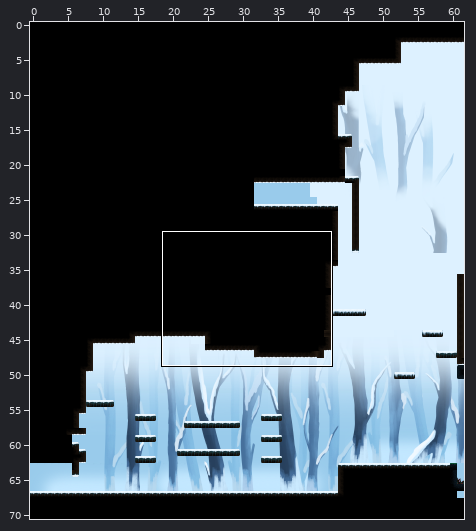
Tiled map -- Output/Assets/Maps/Map43.tmx. The first picture is a wide view before the edit; the outline marks the close-up.
Close-up. Before:
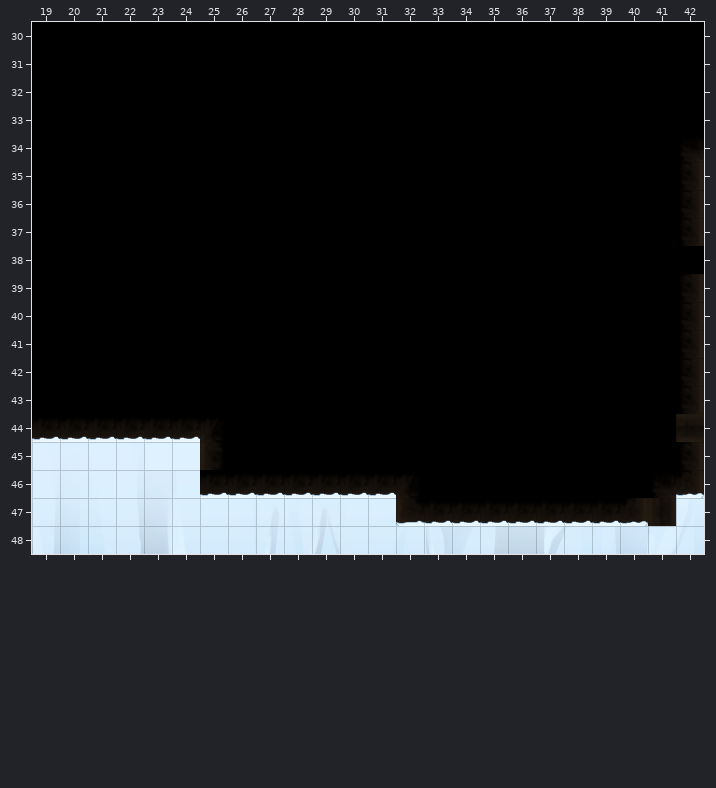
Cells are 64x64 px. Shown: x 19..42, y 30..48. The commit also changed other parts of the map, which this record leaves out.
The same view after the edit:
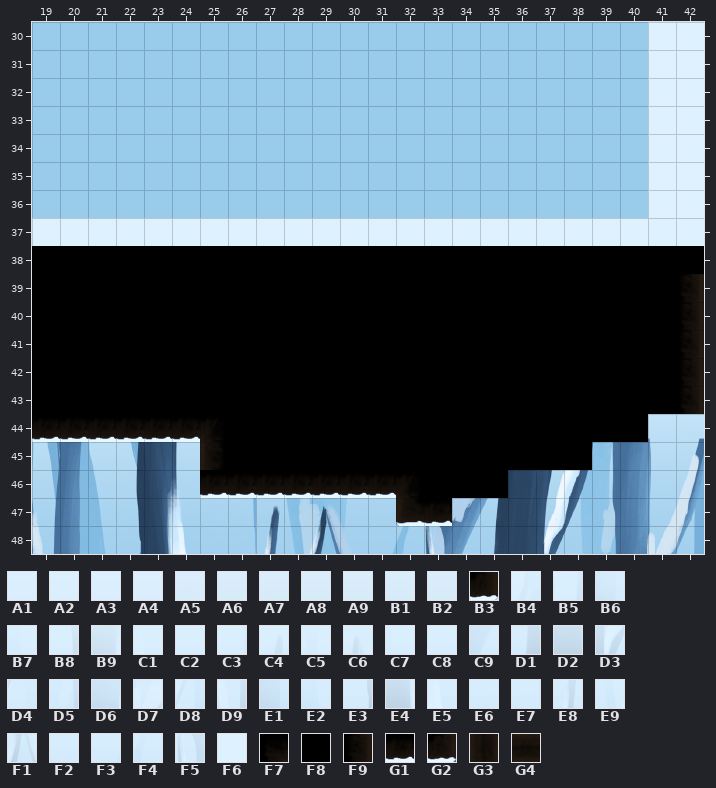
Key: from "Fog_nieve": A1 345, A2 346, A3 347, A4 348, A5 368, A6 375, A7 376, A8 377, A9 378, B1 379, B2 380, B3 396, B4 398, B5 405, B6 406, B7 407, B8 408, B9 409, C1 410, C2 411, C3 412, C4 413, C5 414, C6 415, C7 416, C8 417, C9 420, D1 421, D2 422, D3 423, D4 424, D5 425, D6 426, D7 427, D8 428, D9 435, E1 436, E2 437, E3 438, E4 439, E5 440, E6 441, E7 442, E8 443, E9 444, F1 445, F2 446, F3 447, F4 448, F5 449; from "SnowyTrees_HightPart_Fog1": F6 36; from "tiles nieve": F7 11, F8 26, F9 27, G1 36, G2 37, G3 68, G4 68 turned 90.
__ is an empty cell, ## one hidden under a higher layer.
See-through tiles are keyed as they look on the map.
Changes in this commit:
{"where": "layer \"Fog_1\" (now hidden)"}
{"y":34,"x":41,"old":"## ##","new":"__ __"}
{"y":35,"x":40,"old":"## ## ##","new":"__ __ __"}
{"y":36,"x":40,"old":"## ## ##","new":"__ __ __"}
{"y":37,"x":19,"old":"## ## ## ## ## ## ## ## ## ## ## ## ## ## ## ## ## ## ## ## ## ## ## ##","new":"__ __ __ __ __ __ __ __ __ __ __ __ __ __ __ __ __ __ __ __ __ __ __ __"}
{"y":44,"x":41,"old":"## ##","new":"__ __"}
{"y":45,"x":19,"old":"A1 A2 A3 A4 F6 F6","new":"__ __ __ __ __ __"}
{"y":45,"x":39,"old":"## ## ## ##","new":"__ __ __ __"}
{"y":46,"x":19,"old":"A6 A7 A8 A9 B1 B2","new":"__ __ __ __ __ __"}
{"y":46,"x":36,"old":"## ## ## ## ## ## A5","new":"__ __ __ __ __ __ __"}
{"y":47,"x":19,"old":"B5 B6 B7 B8 B9 C1 C2 C3 C4 C5 C6 C7 C8","new":"__ __ __ __ __ __ __ __ __ __ __ __ __"}
{"y":47,"x":34,"old":"## ## ## ## ## ## B3 ## B4","new":"__ __ __ __ __ __ __ __ __"}
{"y":48,"x":19,"old":"D9 E1 E2 E3 E4 E5 E6 E7 E8 E9 F1 F2 F3 F4 F5 C9 D1 D2 D3 D4 D5 D6 D7 D8","new":"__ __ __ __ __ __ __ __ __ __ __ __ __ __ __ __ __ __ __ __ __ __ __ __"}
{"where": "layer \"Platforms\""}
{"y":30,"x":19,"old":"F8 F8 F8 F8 F8 F8 F8 F8 F8 F8 F8 F8 F8 F8 F8 F8 F8 F8 F8 F8 F8 F8 F8 F8","new":"__ __ __ __ __ __ __ __ __ __ __ __ __ __ __ __ __ __ __ __ __ __ __ __"}
{"y":31,"x":19,"old":"F8 F8 F8 F8 F8 F8 F8 F8 F8 F8 F8 F8 F8 F8 F8 F8 F8 F8 F8 F8 F8 F8 F8 F8","new":"__ __ __ __ __ __ __ __ __ __ __ __ __ __ __ __ __ __ __ __ __ __ __ __"}
{"y":32,"x":19,"old":"F8 F8 F8 F8 F8 F8 F8 F8 F8 F8 F8 F8 F8 F8 F8 F8 F8 F8 F8 F8 F8 F8 F8 F8","new":"__ __ __ __ __ __ __ __ __ __ __ __ __ __ __ __ __ __ __ __ __ __ __ __"}
{"y":33,"x":19,"old":"F8 F8 F8 F8 F8 F8 F8 F8 F8 F8 F8 F8 F8 F8 F8 F8 F8 F8 F8 F8 F8 F8 F8 F8","new":"__ __ __ __ __ __ __ __ __ __ __ __ __ __ __ __ __ __ __ __ __ __ __ __"}
{"y":34,"x":19,"old":"F8 F8 F8 F8 F8 F8 F8 F8 F8 F8 F8 F8 F8 F8 F8 F8 F8 F8 F8 F8 F8 F8 F8 F7","new":"__ __ __ __ __ __ __ __ __ __ __ __ __ __ __ __ __ __ __ __ __ __ __ __"}
{"y":35,"x":19,"old":"F8 F8 F8 F8 F8 F8 F8 F8 F8 F8 F8 F8 F8 F8 F8 F8 F8 F8 F8 F8 F8 F8 F8 F9","new":"__ __ __ __ __ __ __ __ __ __ __ __ __ __ __ __ __ __ __ __ __ __ __ __"}
{"y":36,"x":19,"old":"F8 F8 F8 F8 F8 F8 F8 F8 F8 F8 F8 F8 F8 F8 F8 F8 F8 F8 F8 F8 F8 F8 F8 F9","new":"__ __ __ __ __ __ __ __ __ __ __ __ __ __ __ __ __ __ __ __ __ __ __ __"}
{"y":37,"x":19,"old":"F8 F8 F8 F8 F8 F8 F8 F8 F8 F8 F8 F8 F8 F8 F8 F8 F8 F8 F8 F8 F8 F8 F8 F9","new":"__ __ __ __ __ __ __ __ __ __ __ __ __ __ __ __ __ __ __ __ __ __ __ __"}
{"y":44,"x":41,"old":"F8 G4","new":"__ __"}
{"y":45,"x":39,"old":"F8 F8 F8 F9","new":"__ __ __ __"}
{"y":46,"x":36,"old":"F8 F8 F8 F8 F8 F7 G2","new":"__ __ __ __ __ __ __"}
{"y":47,"x":34,"old":"G1 G1 G1 G1 G1 G1 G2 G3","new":"__ __ __ __ __ __ __ __"}
